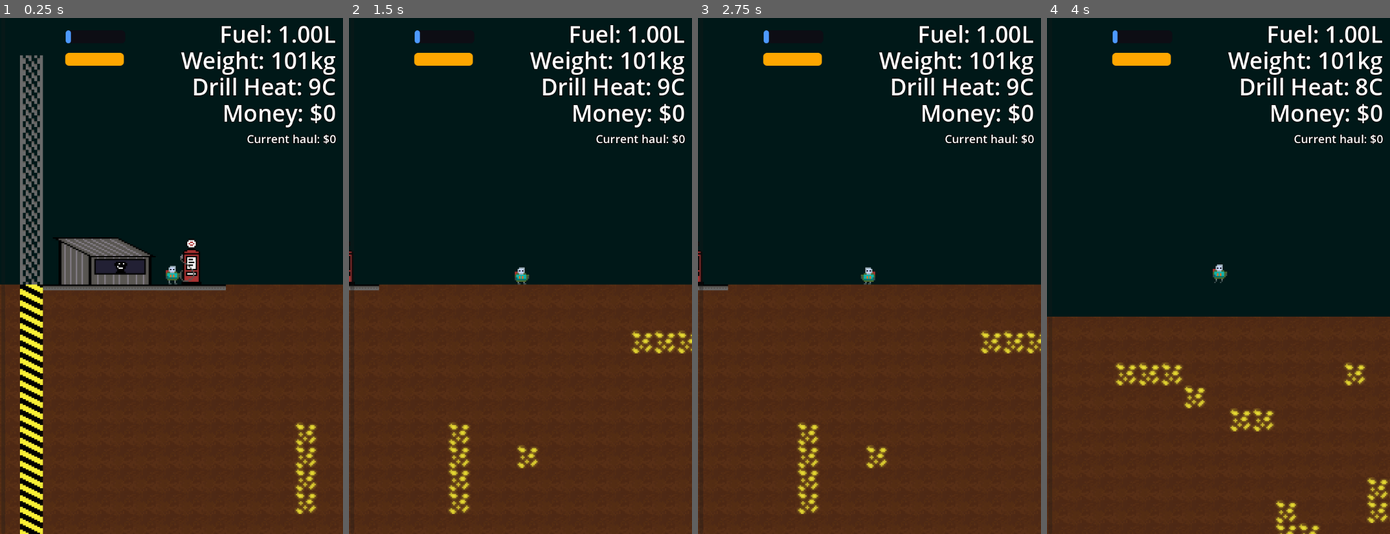
Above: before the commit, frames 1-4 (left to right).
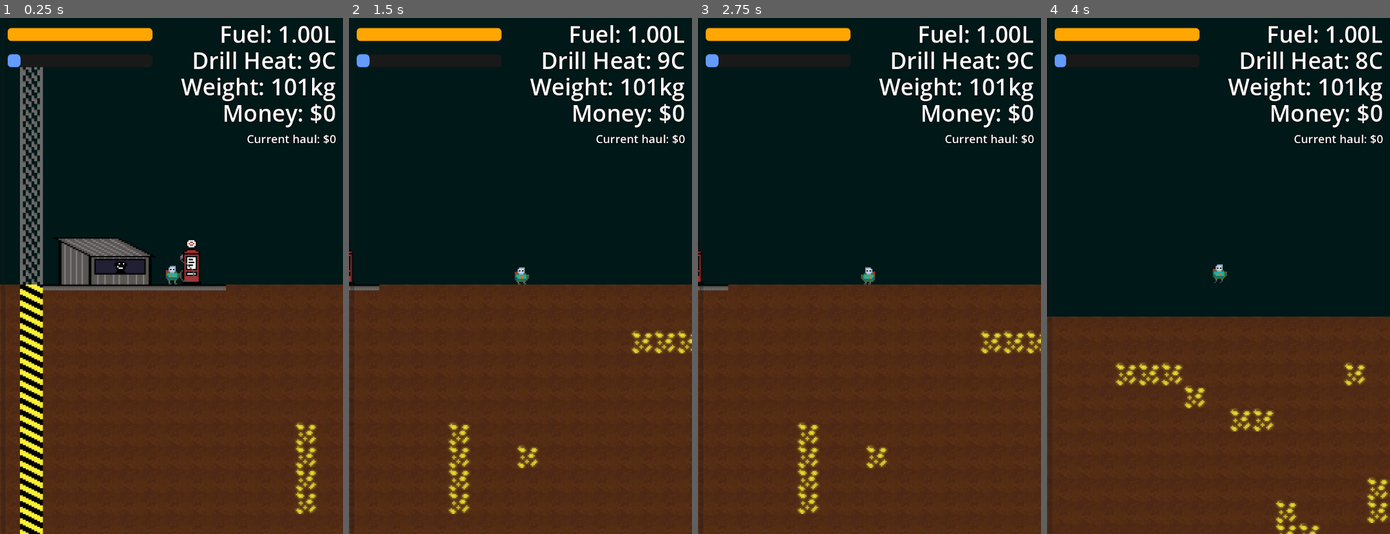
Above: after the commit, the same moments.

Repository: brikr/ludum-dare-57
Game: Godot game, scene res://scenes/main/main.tscn
Two runs of this game, one before a commit and one after it. Both use one fixed random seed, a clock stepped at 60 frames per second and the inputs below. This scene is started directly instead of the project's main scene.
Inputs (mouse positions are in pixels of both pictures, inside the frame that each line leads up to):
- Up to frame 1 (0.25 s): no input
- Up to frame 2 (1.5 s): tap Enter at 0.5 s; move the mouse to (595, 250) at 0.52 s; hold D (move_right) from 0.53 s (still down); tap F (interact) at 0.6 s; tap Space (jump) at 0.77 s; move the mouse to (451, 301) at 1.27 s; click (451, 301) at 1.35 s
- Up to frame 3 (2.75 s): tap Space (jump) at 1.52 s; move the mouse to (903, 162) at 2.02 s; release D (move_right) at 2.03 s; hold A (move_left) from 2.03 s (still down); tap F (interact) at 2.1 s
- Up to frame 4 (4 s): move the mouse to (1201, 379) at 2.77 s; release A (move_left) at 2.78 s; hold D (move_right) from 2.78 s (still down); click (1201, 379) at 2.85 s; tap Space (jump) at 3.02, 3.77 s; move the mouse to (1321, 353) at 3.52 s; tap F (interact) at 3.6 s

The runs differ from the first frame. In frame 1, 4.0% of the frame differs, in the area x 2-98%, y 1-17%; in frame 2, 4.1%; in frame 3, 4.1%; in frame 4, 4.1%.

Commit message:
fuel/heat bar touchups

Diff:
--- a/scenes/hud/hud.gd
+++ b/scenes/hud/hud.gd
@@ -1,41 +1,52 @@
 extends CanvasLayer
 
 const FUEL_WEIGHT_MONEY_TEMPLATE := """Fuel: %.2fL
+Drill Heat: %dC
 Weight: %dkg
-Drill Heat: %dC
 Money: $%d"""
 const CURRENT_HAUL_VALUE_TEMPLATE := "Current haul: $%d"
+
+# stored on node so we can recolor it based on its value
+var heat_fill_style = get_base_stylebox()
+const HEAT_GRADIENT_DATA := {
+  0.0: Color("#639bff"),
+  0.6: Color("#639bff"),
+  0.8: Color("#df7126"),
+  1.0: Color("#ac3232")
+}
+var heat_gradient: Gradient
 
 func _ready() -> void:
   $DepthProgressBar.max_value = Constants.MAX_GEN_DEPTH - Constants.SURFACE_HEIGHT - 1 # border width
 
-  # Background style
+  # Background style fo
   var fuel_bg_style = get_base_stylebox()
   fuel_bg_style.bg_color = Color(0.1, 0.1, 0.1)
   $FuelProgressBar.add_theme_stylebox_override("background", fuel_bg_style)
 
-  # Fill (foreground) style
+  # Fill (foreground) style for fuel
   var fuel_fill_style = get_base_stylebox()
   fuel_fill_style.bg_color = Color(1.0, 0.65, 0.0)
   $FuelProgressBar.add_theme_stylebox_override("fill", fuel_fill_style)
 
-  # Background style for depth
-  var depth_bg_style = get_base_stylebox()
-  depth_bg_style.bg_color = Color(0.05, 0.05, 0.08)
-  $HeatProgressBar.add_theme_stylebox_override("background", depth_bg_style)
+  # Background style for heat
+  var heat_bg_style = get_base_stylebox()
+  heat_bg_style.bg_color = Color(0.1, 0.1, 0.1)
+  $HeatProgressBar.add_theme_stylebox_override("background", heat_bg_style)
 
-  # Fill (foreground) style for depth
-  var depth_fill_style = get_base_stylebox()
-  depth_fill_style.bg_color = Color(0.3, 0.6, 1.0)
-  $HeatProgressBar.add_theme_stylebox_override("fill", depth_fill_style)
+  # Fill (foreground) style for heat
+  heat_fill_style.bg_color = Color(0.3, 0.6, 1.0)
+  $HeatProgressBar.add_theme_stylebox_override("fill", heat_fill_style)
 
-
+  heat_gradient = Gradient.new()
+  heat_gradient.offsets = HEAT_GRADIENT_DATA.keys()
+  heat_gradient.colors = HEAT_GRADIENT_DATA.values()
 
 func _process(delta):
   $Status.text = FUEL_WEIGHT_MONEY_TEMPLATE % [
     GameState.player.current_fuel / 1000,
+    GameState.player.get_total_heat(),
     GameState.player.get_total_weight(),
-    GameState.player.get_total_heat(),
     GameState.player.bank_value
   ]
   $CurrentHaulValue.text = CURRENT_HAUL_VALUE_TEMPLATE % GameState.player.haul_value
@@ -53,6 +64,8 @@
 
   $HeatProgressBar.max_value = GameState.player.heat_capacity
   $HeatProgressBar.value = GameState.player.get_total_heat()
+  var heat_weight = GameState.player.get_total_heat() / GameState.player.heat_capacity
+  heat_fill_style.bg_color = heat_gradient.sample(heat_weight)
 
   if GameState.has_won():
     $WinNotice.visible = true
--- a/scenes/hud/hud.tscn
+++ b/scenes/hud/hud.tscn
@@ -60,17 +60,17 @@
 show_percentage = false
 
 [node name="HeatProgressBar" type="ProgressBar" parent="."]
-offset_left = 138.0
-offset_top = 26.0
-offset_right = 263.0
-offset_bottom = 53.0
+offset_left = 16.0
+offset_top = 76.0
+offset_right = 320.0
+offset_bottom = 103.0
 value = 50.0
 show_percentage = false
 
 [node name="FuelProgressBar" type="ProgressBar" parent="."]
-offset_left = 137.0
-offset_top = 73.0
-offset_right = 260.0
-offset_bottom = 100.0
+offset_left = 16.0
+offset_top = 21.0
+offset_right = 320.0
+offset_bottom = 48.0
 value = 50.0
 show_percentage = false
Not shown: 1 places in scenes/hud/hud.tscn that only renumber resources
